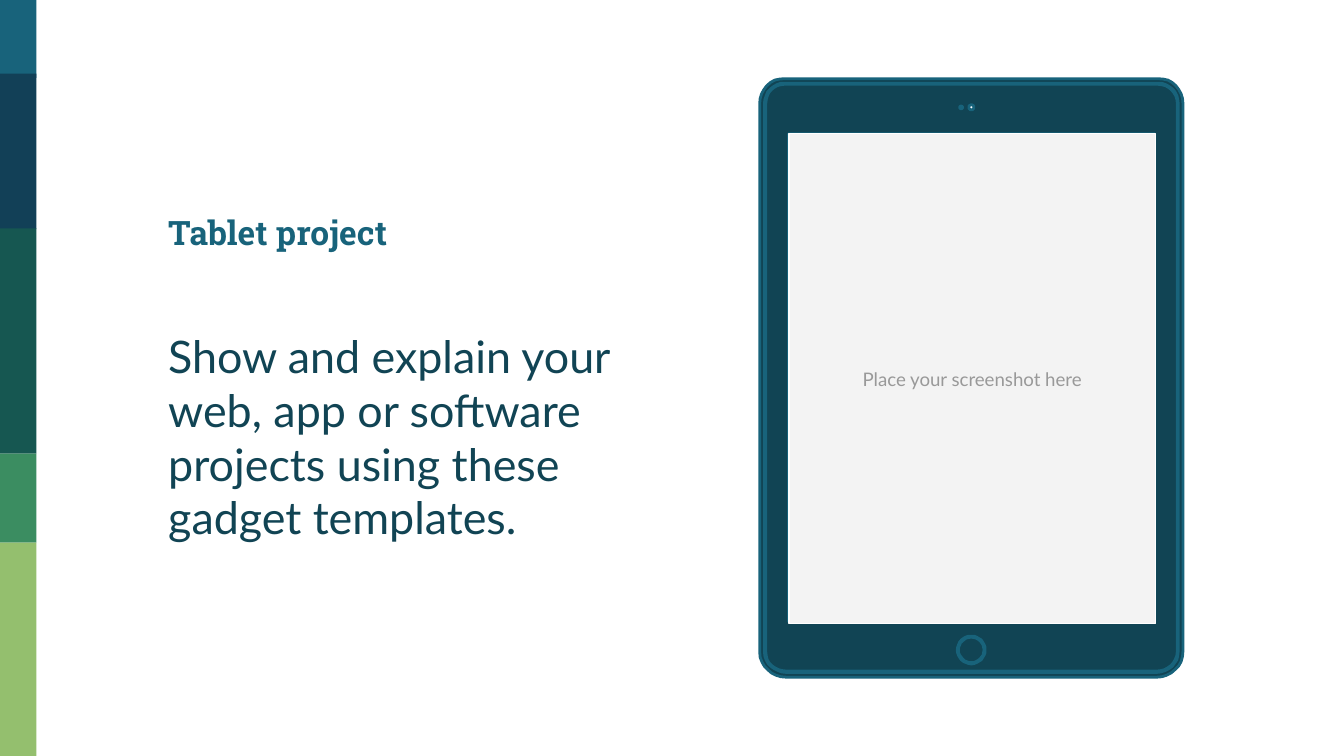
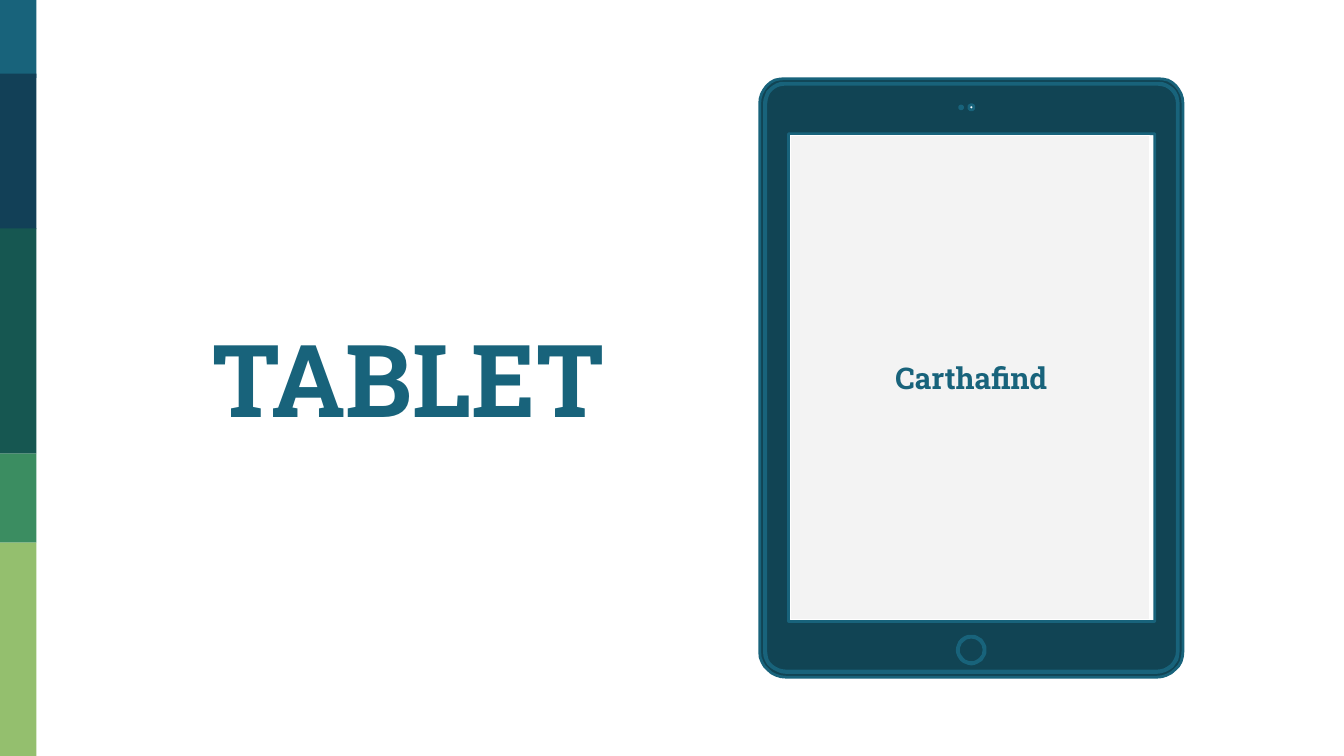
Before and after one commit to LuMug/Carthafind, a slide deck: slide 18 of I3_Presentazione_Carthafind.pptx (slide 27 before the commit). Drawn at 1344x756 pixels with LibreOffice and Linux fonts; fonts in the diff are those of the drawing. Boxes give left, top, right and bottom in pixels: in the first picture for what was removed or moved away, otherwise in the second. Text is boxed around its words. In the diff, an @@ line names an element or a change of style, - is before the commit and + after.

```diff
--- a/I3_Presentazione_Carthafind.pptx
+++ b/I3_Presentazione_Carthafind.pptx
@@ rectangle "Place your screenshot here": place and size @@
-rectangle "Place your screenshot here" at (789, 134, 1156, 625)
+rectangle "Place your screenshot here" at (790, 136, 1150, 620)
@@ text at (213, 345, 605, 417): text changed; size 24 to 54 pt; font Lato to Roboto Slab; text colour #114454 to #18637B; bold on @@
-Tablet project
-Show and explain your web, app or software projects using these gadget templates.
+TABLET
@@ text added at (895, 366, 1047, 390), 16 pt, text #18637B, bold @@
+Carthafind
```
Also in this commit, not shown: 6 other slides changed, 2 slides added, 13 slides removed.
